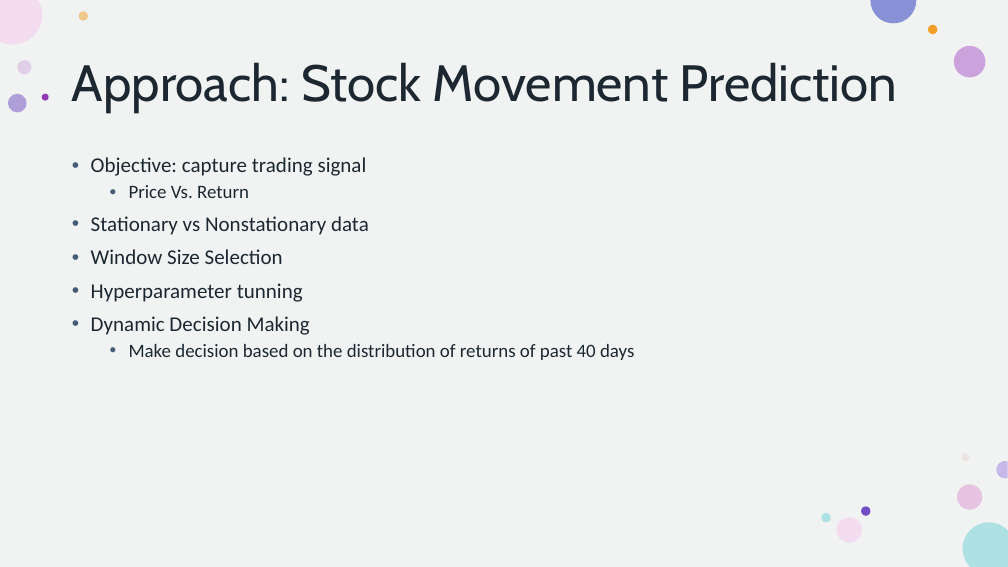
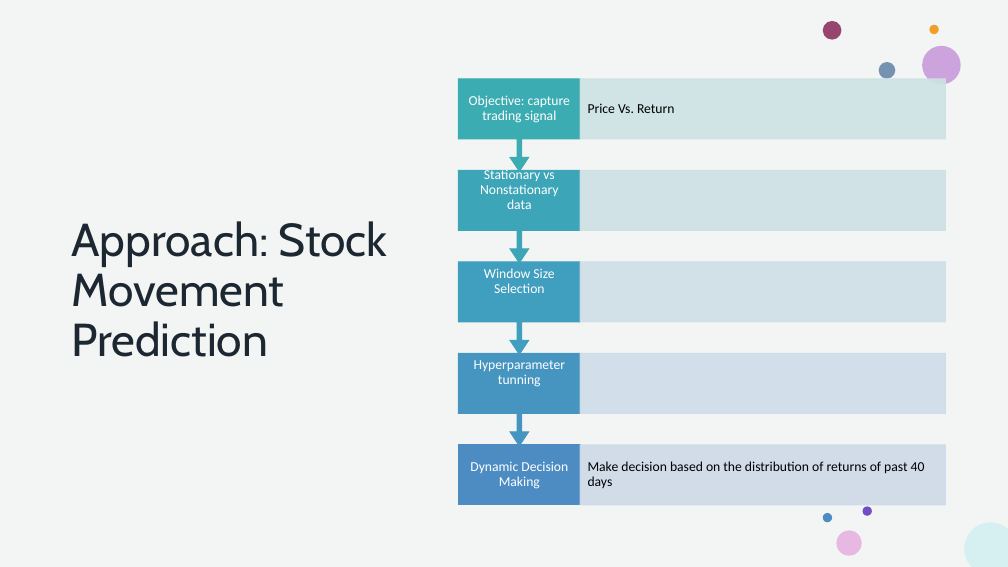
Before and after one commit to howie-zeng/Analyzing-Retail-Sentiment-and-Detecting-Trading-Signals, a slide deck: slide 8 of Presentation.pptx. Drawn at 1008x567 pixels with LibreOffice and Linux fonts; fonts in the diff are those of the drawing. Boxes give left, top, right and bottom in pixels: in the first picture for what was removed or moved away, otherwise in the second. Text is boxed around its words. In the diff, an @@ line names an element or a change of style, - is before the commit and + after.

```diff
--- a/Presentation.pptx
+++ b/Presentation.pptx
@@ rectangle removed at (0, 0, 1008, 567) @@
@@ rectangle added at (0, 0, 1008, 567), fill #FFFFFF @@
@@ rectangle added at (0, 0, 1008, 567), fill #D5DED8 at 30% opacity @@
@@ title "Approach: Stock Movement Prediction": place and size @@
-title "Approach: Stock Movement Prediction" at (72, 62, 898, 112)
+title "Approach: Stock Movement Prediction" at (71, 221, 388, 357)
@@ title "Approach: Stock Movement Prediction" at (71, 221, 388, 357): size 48.6 to 44 pt @@
@@ group removed at (8, 11, 986, 542): 11 ellipses @@
@@ group added at (458, 79, 945, 504): 7 texts, 7 up arrow callouts, 6 rectangles @@
+Dynamic Decision Making
+Make decision based on the distribution of returns of past 40 days
+Hyperparameter tunning
+Window Size Selection
+Stationary vs Nonstationary data
+Objective: capture trading signal
+Price Vs. Return
@@ text removed at (91, 157, 634, 360) @@
-• Objective: capture trading signal
-  • Price Vs. Return
-• Stationary vs Nonstationary data
-• Window Size Selection
-• Hyperparameter tunning
-• Dynamic Decision Making
-  • Make decision based on the distribution of returns of past 40 days
@@ group added at (823, 21, 1008, 567): 7 ellipses, 1 freeform shape @@
```
Also in this commit, not shown: 8 other slides changed.
